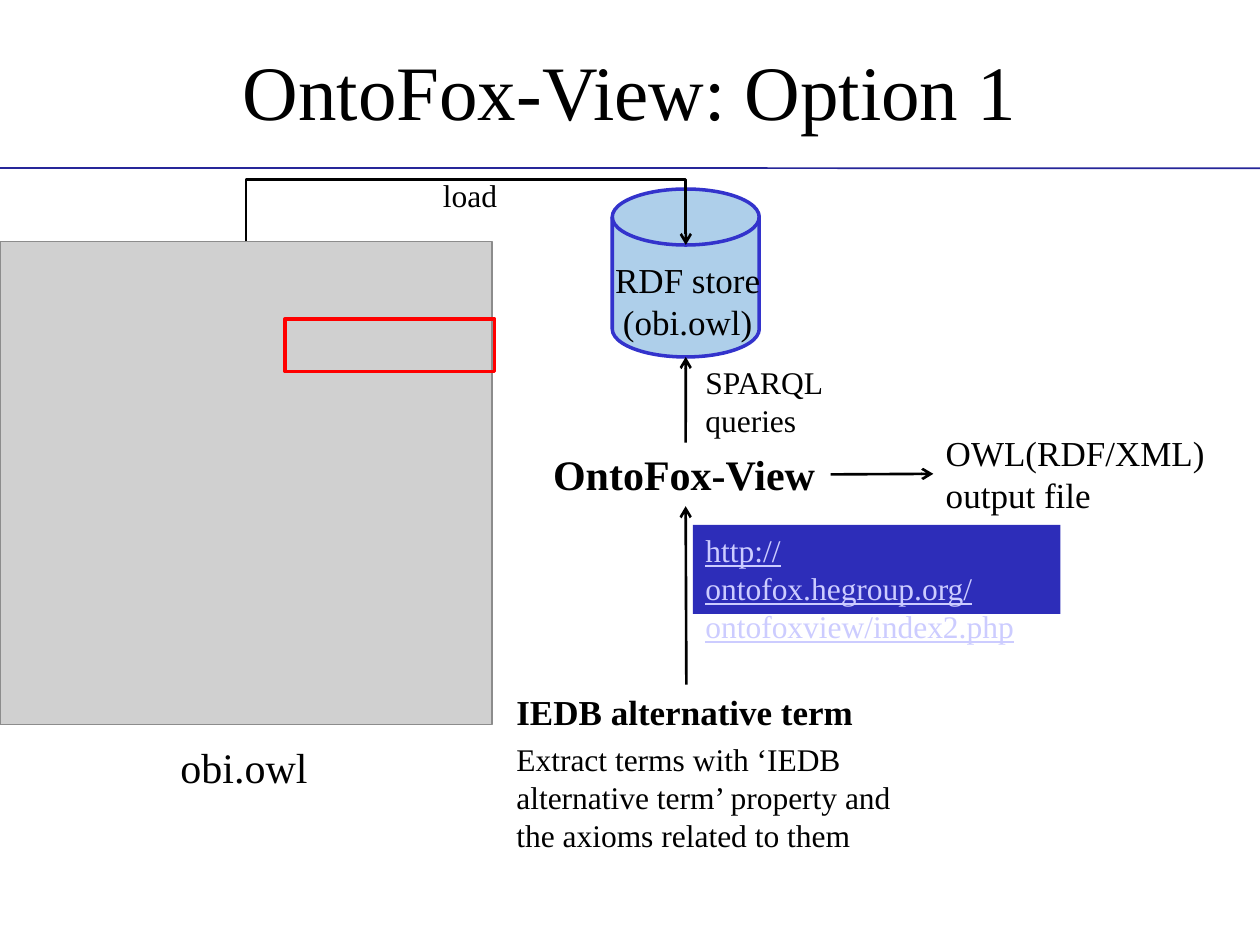
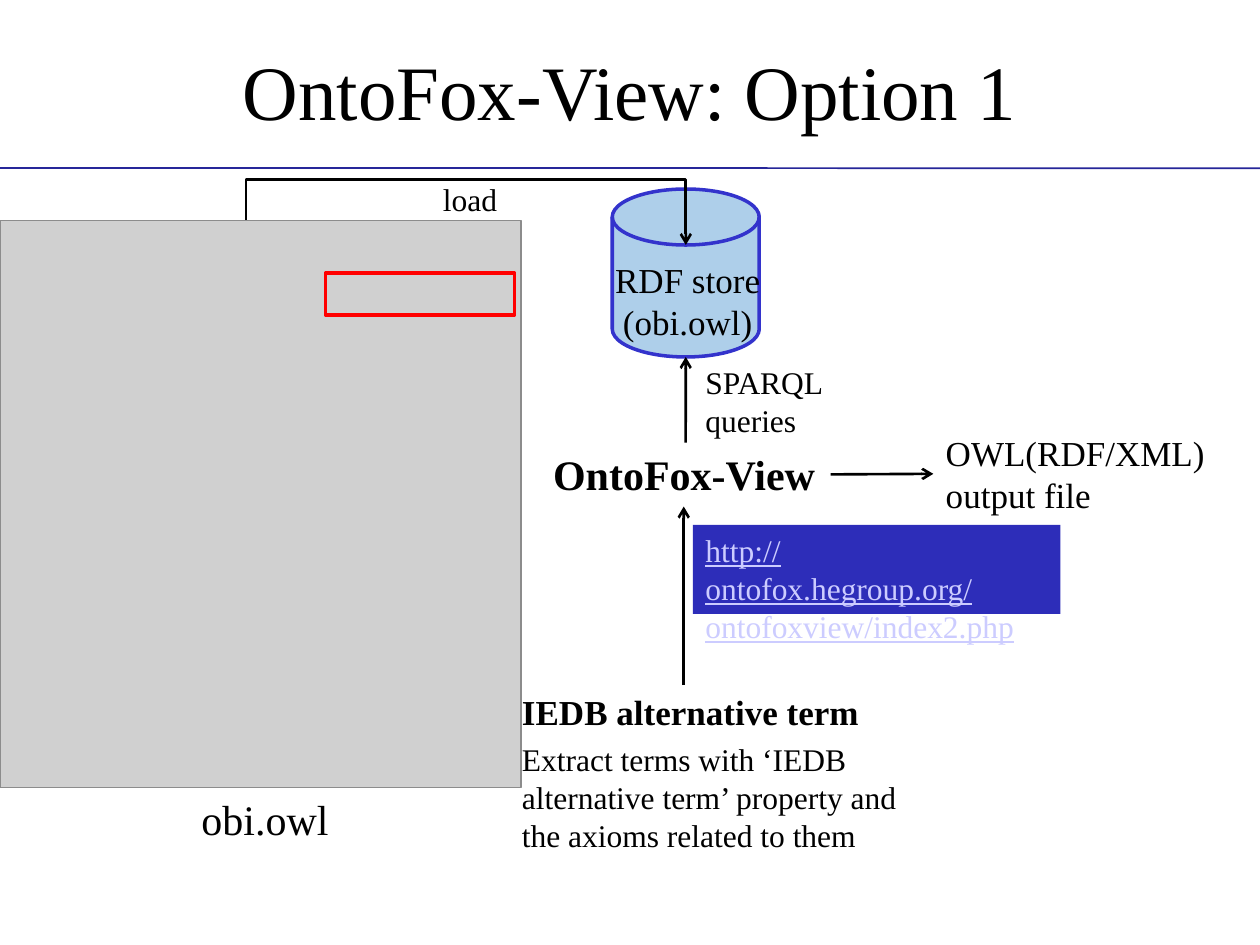
Before and after one commit to obi-ontology/obi-legacy-svn, a slide deck: slide 16 of trunk/docs/presentations/OBI tutorial July 2011 ICBO/MIREOT-View.pptx. Drawn at 1260x945 pixels with LibreOffice and Linux fonts; fonts in the diff are those of the drawing; grey boxes stand for pictures; background and template pictures are left out. Boxes give left, top, right and bottom in pixels: in the first picture for what was removed or moved away, otherwise in the second. Text is boxed around its words. In the diff, an @@ line names an element or a change of style, - is before the commit and + after.

```diff
--- a/trunk/docs/presentations/OBI tutorial July 2011 ICBO/MIREOT-View.pptx
+++ b/trunk/docs/presentations/OBI tutorial July 2011 ICBO/MIREOT-View.pptx
@@ text "load": place and size @@
-text "load" at [443,185,497,208]
+text "load" at [443,189,497,212]
@@ picture: place and size @@
-picture at [0,242,491,724]
+picture at [0,220,522,788]
@@ rectangle: place and size @@
-rectangle at [285,319,495,372]
+rectangle at [325,273,514,315]
@@ text "IEDB alternative term": place and size @@
-text "IEDB alternative term" at [516,700,853,726]
+text "IEDB alternative term" at [522,700,859,726]
@@ text "Extract terms with ‘IEDB": place and size @@
-text "Extract terms with ‘IEDB" at [516,749,890,848]
+text "Extract terms with ‘IEDB" at [522,749,896,848]
@@ text "obi.owl": place and size @@
-text "obi.owl" at [180,754,307,784]
+text "obi.owl" at [201,806,328,836]
```
Also in this commit, not shown: 3 other slides changed.
